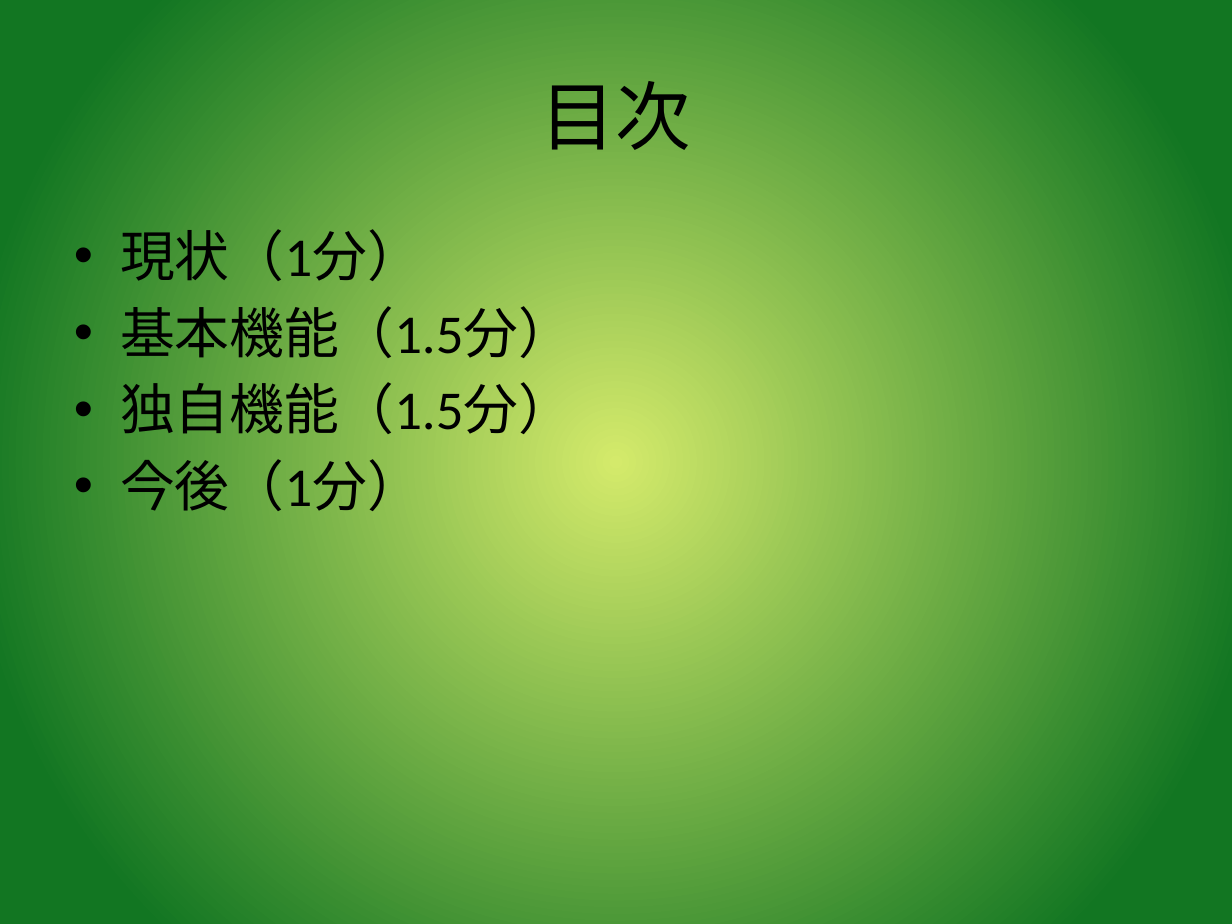
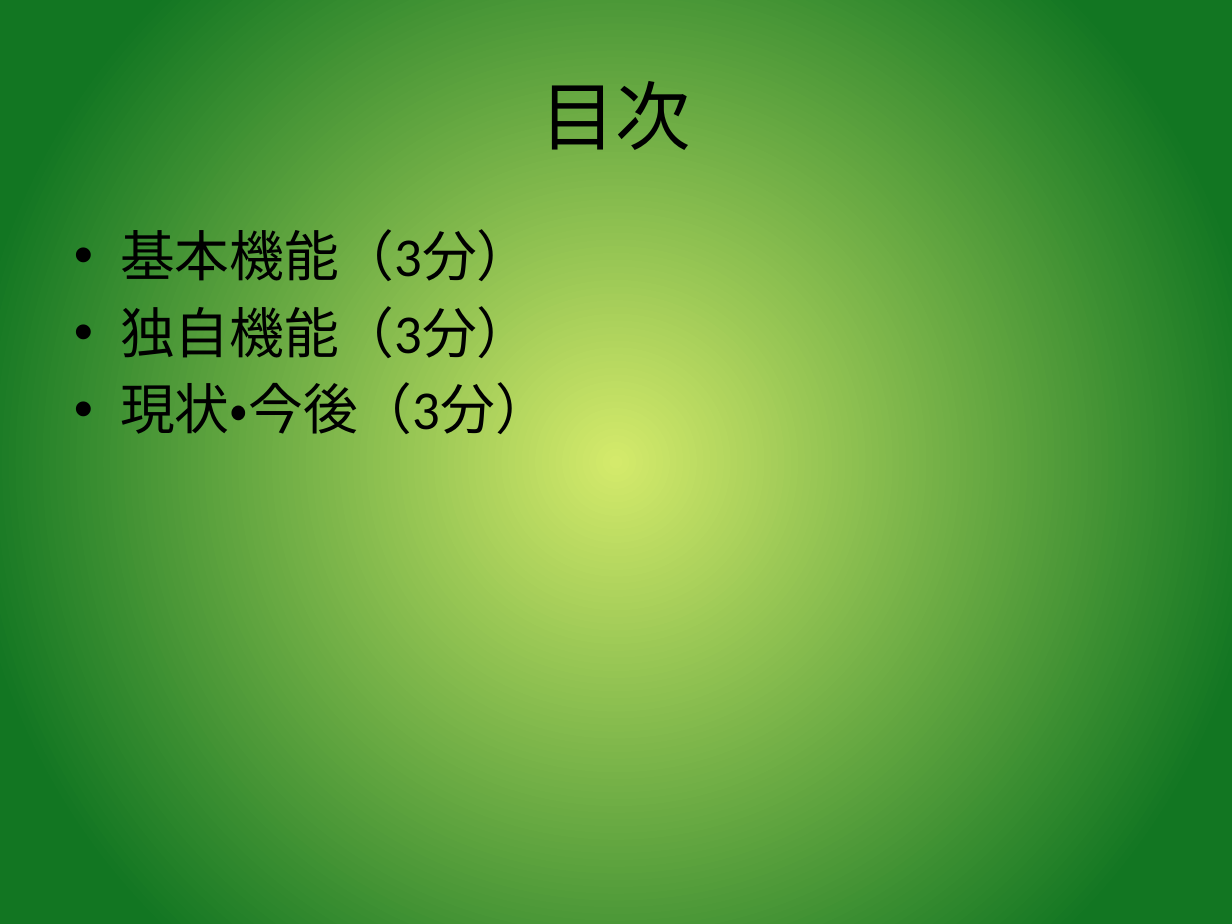
Before and after one commit to shigmas/viMarkdown, a slide deck: slide 3 of tech/ja/LT20260514/viMarkdown_LT.odp. Drawn at 1232x924 pixels with LibreOffice and Linux fonts; fonts in the diff are those of the drawing. Boxes give left, top, right and bottom in pixels: in the first picture for what was removed or moved away, otherwise in the second. Text is boxed around its words. In the diff, an @@ line names an element or a change of style, - is before the commit and + after.

```diff
--- a/tech/ja/LT20260514/viMarkdown_LT.odp
+++ b/tech/ja/LT20260514/viMarkdown_LT.odp
@@ text at [120, 220, 550, 443]: text changed @@
-• 現状（1分）
-• 基本機能（1.5分）
-• 独自機能（1.5分）
-• 今後（1分）
+• 基本機能（3分）
+• 独自機能（3分）
+• 現状・今後（3分）
```
Also in this commit, not shown: 5 other slides changed, 1 slide removed, 9 other files.
